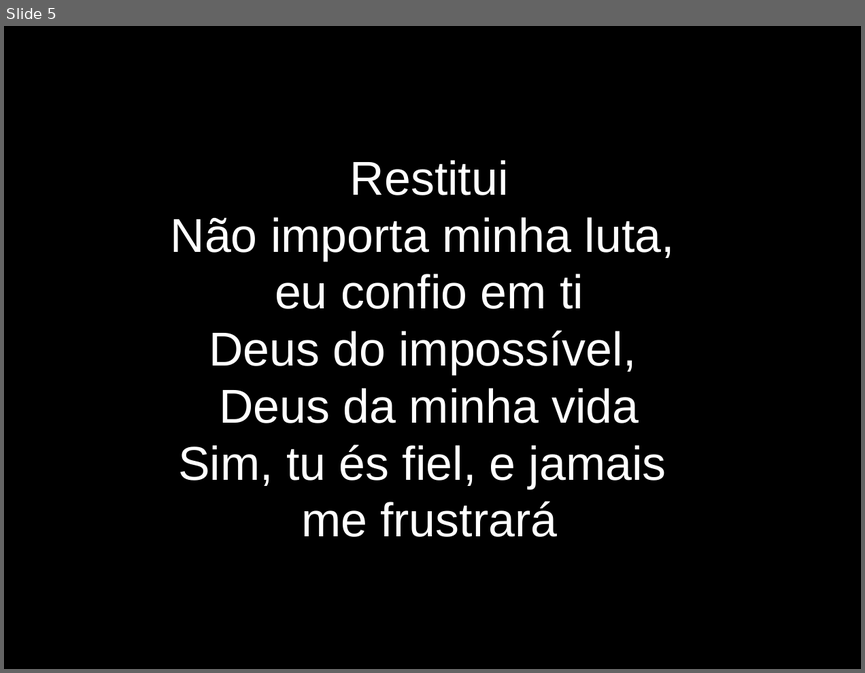
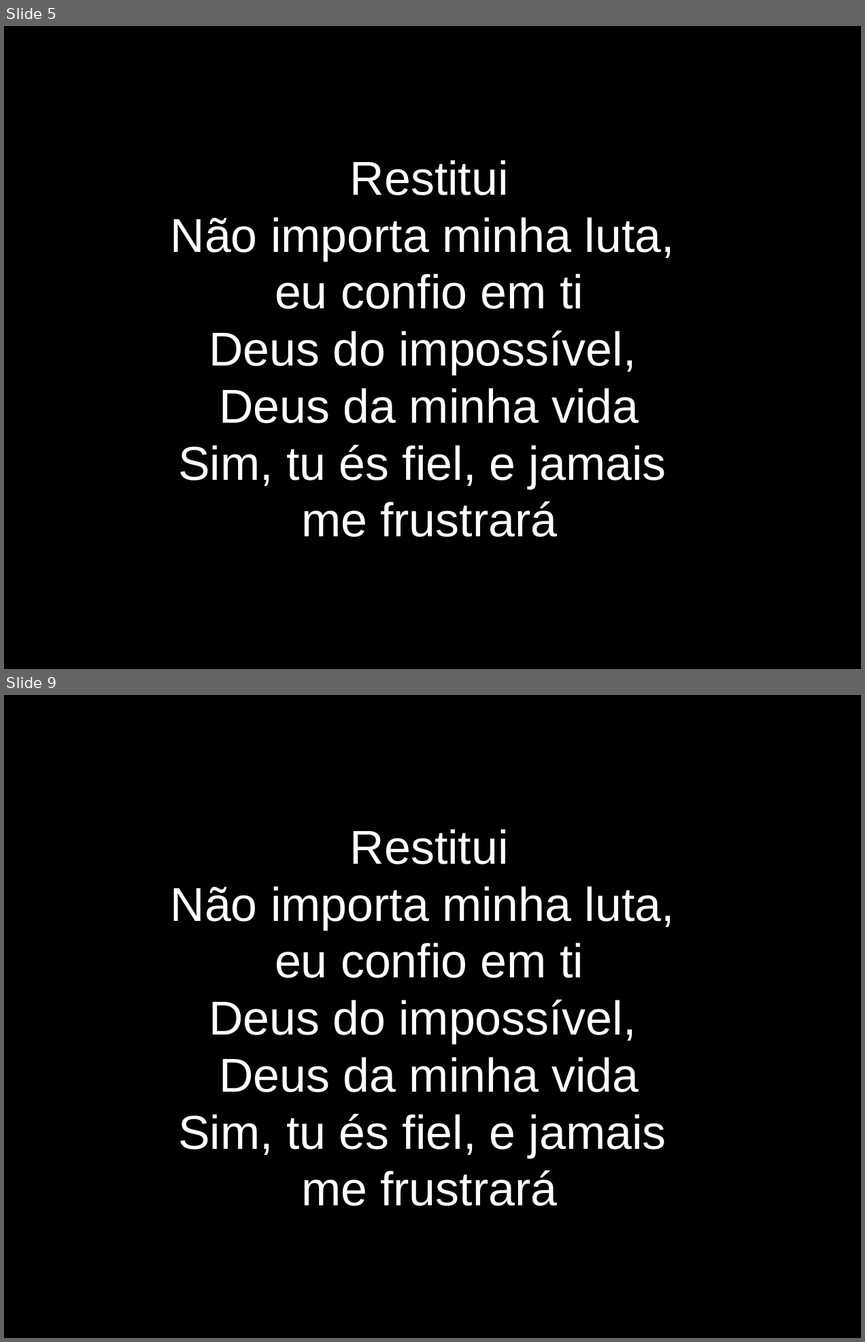
Before and after one commit to lazaroness/ChurchFiles, a slide deck: Jovens/LetrasApresentacao/048-Restitui.odp. Shown one above the other, each under a label of ours: slide 5 before the commit, slides 5 and 9 after it; the slides between them are not shown. The pictures are 865x673 and 865x1342 pixels, drawn with LibreOffice and Linux fonts; fonts in the diff are those of the drawing. Boxes give left, top, right and bottom in pixels: in the first picture for what was removed or moved away, otherwise in the second. Text is boxed around its words. In the diff, an @@ line names an element or a change of style, - is before the commit and + after.

Commit message:
Jovens - Restitui

```diff
--- a/Jovens/LetrasApresentacao/048-Restitui.odp
+++ b/Jovens/LetrasApresentacao/048-Restitui.odp
@@ slide 9 added at [4, 695, 861, 1338], background #000000 @@
@@ subtitle added at [171, 829, 674, 1206], 44 pt, text #FFFFFF @@
+Restitui
+Não importa minha luta,
+eu confio em ti
+Deus do impossível,
+Deus da minha vida
+Sim, tu és fiel, e jamais
+me frustrará
```
Also in this commit, not shown: 1 slide changed, 3 other slides added, 2 other files.
